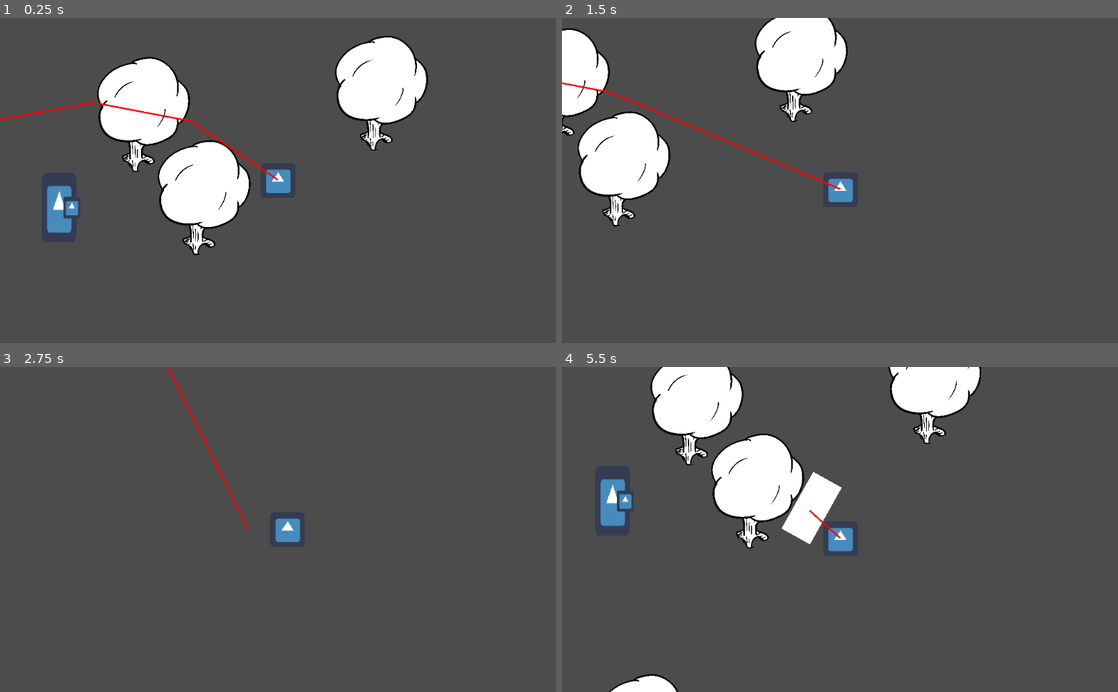
Above: before the commit, frames 1-4 (two rows, left to right).
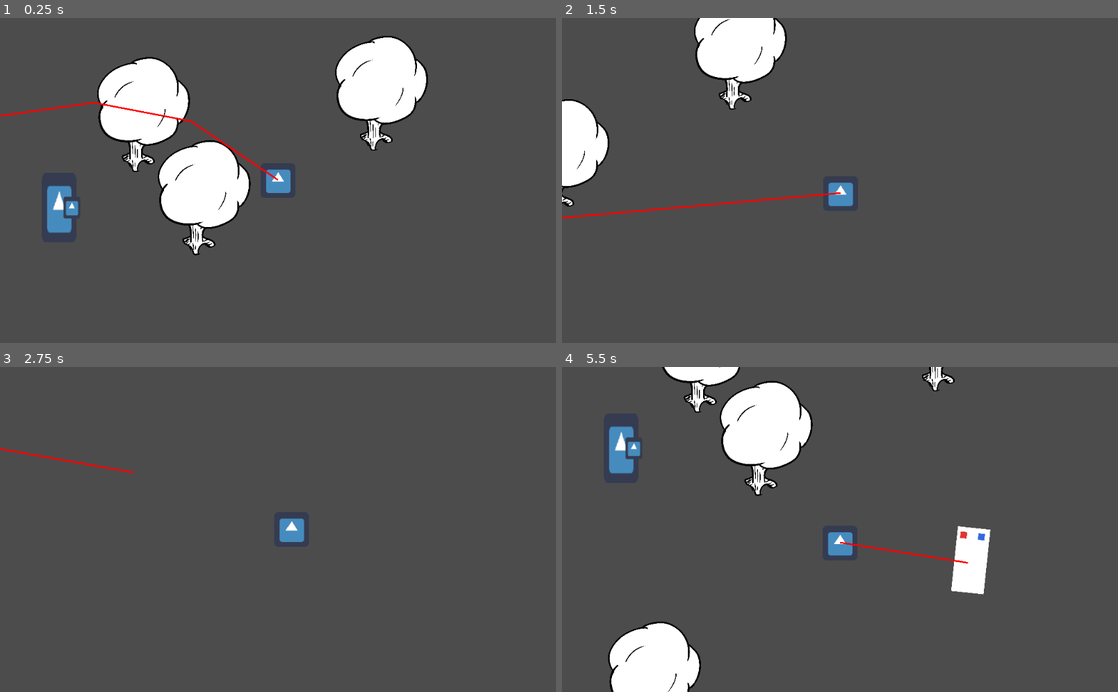
Above: after the commit, the same moments.

Repository: stwupton/anachronism
Game: Godot game, scene res://scn/MovementTestScene.tscn
Two runs of this game, one before a commit and one after it. Both use one fixed random seed, a clock stepped at 60 frames per second and the inputs below. After the commit the project has no main scene; this scene is started directly in both runs. The engine's default icon, where the game draws it, is replaced by a stand-in: a white triangle on a blue panel in a dark square.
Inputs:
- Up to frame 1 (0.25 s): no input
- Up to frame 2 (1.5 s): hold Right (ui_right) 0.53-1.28 s; hold Down (ui_down) from 1.28 s (still down)
- Up to frame 3 (2.75 s): release Down (ui_down) at 2.03 s; hold Right (ui_right) from 2.03 s (still down)
- Up to frame 4 (5.5 s): release Right (ui_right) at 2.78 s; hold Up (ui_up) 2.78-3.53 s; hold Left (ui_left) 3.53-5.03 s; hold Down (ui_down) from 5.03 s (still down)

The runs differ from the first frame. In frame 1, 0.2% of the frame differs, in the area x 0-17%, y 25-32%; in frame 2, 12%; in frame 3, 0.5%; in frame 4, 17%, in the area x 6-78%, y 0-100%.
Error before the commit: Invalid get index '1' (on base: 'PoolVector2Array'). (res://scn/PoliceCar.gd:22)
Error after the commit: Invalid get index '1' (on base: 'PoolVector2Array'). (res://scn/PoliceCar.gd:44)

Commit message:
Improved police car movement (kind of). Made player faster.

Diff:
--- /dev/null
+++ b/Roads.tres
@@ -0,0 +1,45 @@
+[gd_resource type="TileSet" load_steps=5 format=2]
+
+[ext_resource path="res://Asset/roadCorner.png" type="Texture" id=1]
+[ext_resource path="res://Asset/roadCross.png" type="Texture" id=2]
+[ext_resource path="res://Asset/roadStraight.png" type="Texture" id=3]
+[ext_resource path="res://Asset/roadT.png" type="Texture" id=4]
+
+[resource]
+
+0/name = "roadCorner"
+0/texture = ExtResource( 1 )
+0/tex_offset = Vector2( 0, 0 )
+0/modulate = Color( 1, 1, 1, 1 )
+0/region = Rect2( 0, 0, 512, 512 )
+0/is_autotile = false
+0/occluder_offset = Vector2( 256, 256 )
+0/navigation_offset = Vector2( 256, 256 )
+0/shapes = [  ]
+1/name = "roadCross"
+1/texture = ExtResource( 2 )
+1/tex_offset = Vector2( 0, 0 )
+1/modulate = Color( 1, 1, 1, 1 )
+1/region = Rect2( 0, 0, 512, 512 )
+1/is_autotile = false
+1/occluder_offset = Vector2( 256, 256 )
+1/navigation_offset = Vector2( 256, 256 )
+1/shapes = [  ]
+2/name = "roadStraight"
+2/texture = ExtResource( 3 )
+2/tex_offset = Vector2( 0, 0 )
+2/modulate = Color( 1, 1, 1, 1 )
+2/region = Rect2( 0, 0, 512, 512 )
+2/is_autotile = false
+2/occluder_offset = Vector2( 256, 256 )
+2/navigation_offset = Vector2( 256, 256 )
+2/shapes = [  ]
+3/name = "roadT"
+3/texture = ExtResource( 4 )
+3/tex_offset = Vector2( 0, 0 )
+3/modulate = Color( 1, 1, 1, 1 )
+3/region = Rect2( 0, 0, 512, 512 )
+3/is_autotile = false
+3/occluder_offset = Vector2( 256, 256 )
+3/navigation_offset = Vector2( 256, 256 )
+3/shapes = [  ]
--- a/scn/DebugNavLine.tscn
+++ b/scn/DebugNavLine.tscn
@@ -2,7 +2,7 @@
 
 [ext_resource path="res://scn/DebugNavLine.gd" type="Script" id=1]
 
-[node name="DebugNavLine" type="Node2D" index="0"]
+[node name="DebugNavLine" type="Node2D"]
 
 script = ExtResource( 1 )
-police = null
+police_paths = null
--- /dev/null
+++ b/scn/Level.tscn
@@ -0,0 +1,198 @@
+[gd_scene load_steps=15 format=2]
+
+[ext_resource path="res://scn/RoadMap.tscn" type="PackedScene" id=1]
+[ext_resource path="res://scn/Player.tscn" type="PackedScene" id=2]
+[ext_resource path="res://scn/PoliceCar.tscn" type="PackedScene" id=3]
+[ext_resource path="res://scn/DebugNavLine.tscn" type="PackedScene" id=4]
+
+[sub_resource type="RectangleShape2D" id=1]
+
+custom_solver_bias = 0.0
+extents = Vector2( 10, 1417.35 )
+
+[sub_resource type="RectangleShape2D" id=2]
+
+custom_solver_bias = 0.0
+extents = Vector2( 10, 824.828 )
+
+[sub_resource type="RectangleShape2D" id=3]
+
+custom_solver_bias = 0.0
+extents = Vector2( 10, 554.894 )
+
+[sub_resource type="RectangleShape2D" id=4]
+
+custom_solver_bias = 0.0
+extents = Vector2( 10, 931.574 )
+
+[sub_resource type="RectangleShape2D" id=5]
+
+custom_solver_bias = 0.0
+extents = Vector2( 10, 278.82 )
+
+[sub_resource type="RectangleShape2D" id=6]
+
+custom_solver_bias = 0.0
+extents = Vector2( 10, 1114.85 )
+
+[sub_resource type="NavigationPolygon" id=11]
+
+vertices = PoolVector2Array( 25.2012, 2533.36, 578.485, 2083.93, 969.016, 2078.35, 1094.54, 2081.14, 1507.39, 2535.83, 40.0062, 33.179, 1997.96, 35.0296, 1546.44, 432.536, 982.964, 440.904, 584.088, 462.522, 982.964, 585.959, 432.337, 458.821, 1501.81, 1090.86, 1094.54, 1450.71, 1013.43, 1095.43, 977.385, 1456.29, 436.038, 1084.33, 441.799, 2083.93, 447.378, 1473.02, 2005.36, 989.948, 1543.65, 591.538, 1008.07, 982.069, 572.984, 1082.48, 572.906, 1470.23 )
+polygons = [ PoolIntArray( 0, 1, 2, 3, 4 ), PoolIntArray( 5, 6, 7, 8 ), PoolIntArray( 9, 5, 8, 10 ), PoolIntArray( 5, 9, 11 ), PoolIntArray( 12, 4, 3, 13 ), PoolIntArray( 14, 12, 13, 15 ), PoolIntArray( 0, 5, 11, 16, 17 ), PoolIntArray( 17, 1, 0 ), PoolIntArray( 18, 17, 16 ), PoolIntArray( 7, 6, 19, 20 ), PoolIntArray( 20, 19, 21, 10 ), PoolIntArray( 22, 9, 10, 21, 14, 15 ), PoolIntArray( 18, 16, 22, 15, 23 ), PoolIntArray( 23, 15, 2, 1 ) ]
+outlines = [ PoolVector2Array( 40.0062, 33.179, 25.2012, 2533.36, 1507.39, 2535.83, 1501.81, 1090.86, 1013.43, 1095.43, 1008.07, 982.069, 2005.36, 989.948, 1997.96, 35.0296 ), PoolVector2Array( 432.337, 458.821, 436.038, 1084.33, 572.984, 1082.48, 584.088, 462.522 ), PoolVector2Array( 982.964, 440.904, 982.964, 585.959, 1543.65, 591.538, 1546.44, 432.536 ), PoolVector2Array( 447.378, 1473.02, 572.906, 1470.23, 578.485, 2083.93, 441.799, 2083.93 ), PoolVector2Array( 977.385, 1456.29, 1094.54, 1450.71, 1094.54, 2081.14, 969.016, 2078.35 ) ]
+
+[sub_resource type="RectangleShape2D" id=8]
+
+custom_solver_bias = 0.0
+extents = Vector2( 38.9998, 287 )
+
+[sub_resource type="RectangleShape2D" id=9]
+
+custom_solver_bias = 0.0
+extents = Vector2( 45.8133, 257.296 )
+
+[sub_resource type="RectangleShape2D" id=10]
+
+custom_solver_bias = 0.0
+extents = Vector2( 34.3385, 241.951 )
+
+[node name="Level" type="Node2D" index="0"]
+
+__meta__ = {
+"_edit_lock_": true
+}
+
+[node name="RoadMap" parent="." index="0" instance=ExtResource( 1 )]
+
+[node name="Boundary" type="StaticBody2D" parent="." index="1"]
+
+editor/display_folded = true
+input_pickable = false
+collision_layer = 1
+collision_mask = 1
+constant_linear_velocity = Vector2( 0, 0 )
+constant_angular_velocity = 0.0
+friction = 1.0
+bounce = 0.0
+
+[node name="CollisionShape2D" type="CollisionShape2D" parent="Boundary" index="0"]
+
+position = Vector2( -12.0333, 1329.85 )
+scale = Vector2( 1, 0.93698 )
+shape = SubResource( 1 )
+
+[node name="CollisionShape2D3" type="CollisionShape2D" parent="Boundary" index="1"]
+
+position = Vector2( 1548.3, 1812.57 )
+scale = Vector2( 1, 0.93698 )
+shape = SubResource( 2 )
+
+[node name="CollisionShape2D5" type="CollisionShape2D" parent="Boundary" index="2"]
+
+position = Vector2( 2060, 522.249 )
+scale = Vector2( 1, 0.93698 )
+shape = SubResource( 3 )
+
+[node name="CollisionShape2D2" type="CollisionShape2D" parent="Boundary" index="3"]
+
+position = Vector2( 839.585, 2576.47 )
+rotation = 1.5708
+scale = Vector2( 1, 0.93698 )
+shape = SubResource( 4 )
+_sections_unfolded = [ "Transform" ]
+
+[node name="CollisionShape2D4" type="CollisionShape2D" parent="Boundary" index="4"]
+
+position = Vector2( 1797.77, 1032.65 )
+rotation = 1.5708
+scale = Vector2( 1, 0.93698 )
+shape = SubResource( 5 )
+_sections_unfolded = [ "Transform" ]
+
+[node name="CollisionShape2D6" type="CollisionShape2D" parent="Boundary" index="5"]
+
+position = Vector2( 1023.9, -12.2788 )
+rotation = 1.5708
+scale = Vector2( 1, 0.93698 )
+shape = SubResource( 6 )
+_sections_unfolded = [ "Transform" ]
+
+[node name="PoliceNavigation" type="Navigation2D" parent="." index="2"]
+
+editor/display_folded = true
+_sections_unfolded = [ "Transform" ]
+
+[node name="NavigationPolygonInstance" type="NavigationPolygonInstance" parent="PoliceNavigation" index="0"]
+
+navpoly = SubResource( 11 )
+enabled = true
+
+[node name="Player" parent="." index="3" instance=ExtResource( 2 )]
+
+position = Vector2( 336.719, 850.271 )
+
+[node name="PoliceCar" parent="." index="4" instance=ExtResource( 3 )]
+
+position = Vector2( 779.019, 664.905 )
+scale = Vector2( 0.3, 0.3 )
+navigation_path = NodePath("../PoliceNavigation")
+target_path = NodePath("../Player")
+
+[node name="TempBuildings" type="StaticBody2D" parent="." index="5"]
+
+editor/display_folded = true
+input_pickable = false
+collision_layer = 1
+collision_mask = 1
+constant_linear_velocity = Vector2( 0, 0 )
+constant_angular_velocity = 0.0
+friction = 1.0
+bounce = 0.0
+
+[node name="CollisionShape2D" type="CollisionShape2D" parent="TempBuildings" index="0"]
+
+position = Vector2( 509, 772 )
+shape = SubResource( 8 )
+
+[node name="CollisionShape2D2" type="CollisionShape2D" parent="TempBuildings" index="1"]
+
+position = Vector2( 510.85, 1780.59 )
+shape = SubResource( 8 )
+
+[node name="CollisionShape2D3" type="CollisionShape2D" parent="TempBuildings" index="2"]
+
+position = Vector2( 1030.87, 1762.08 )
+shape = SubResource( 8 )
+
+[node name="CollisionShape2D4" type="CollisionShape2D" parent="TempBuildings" index="3"]
+
+position = Vector2( 1267.37, 511.662 )
+rotation = 1.5708
+shape = SubResource( 9 )
+_sections_unfolded = [ "Transform" ]
+
+[node name="CollisionShape2D5" type="CollisionShape2D" parent="TempBuildings" index="4"]
+
+position = Vector2( 1272.49, 1033.82 )
+rotation = 1.5708
+shape = SubResource( 10 )
+_sections_unfolded = [ "Transform" ]
+
+[node name="DebugNavLine" parent="." index="6" instance=ExtResource( 4 )]
+
+visible = false
+police_paths = [ NodePath("../PoliceCar") ]
+
+[node name="PoliceCar2" parent="." index="7" instance=ExtResource( 3 )]
+
+position = Vector2( 994.057, 1136.4 )
+scale = Vector2( 0.3, 0.3 )
+navigation_path = NodePath("../PoliceNavigation")
+target_path = NodePath("../Player")
+
+[node name="PoliceCar3" parent="." index="8" instance=ExtResource( 3 )]
+
+position = Vector2( 357.047, 1448.06 )
+scale = Vector2( 0.3, 0.3 )
+navigation_path = NodePath("../PoliceNavigation")
+target_path = NodePath("../Player")
--- a/scn/MovementTestScene.tscn
+++ b/scn/MovementTestScene.tscn
@@ -1,18 +1,18 @@
 [gd_scene load_steps=7 format=2]
 
-[ext_resource path="res://scn/PlayerCharacter.tscn" type="PackedScene" id=1]
+[ext_resource path="res://scn/Player.tscn" type="PackedScene" id=1]
 [ext_resource path="res://scn/BoxCollisionTest.tscn" type="PackedScene" id=2]
-[ext_resource path="res://scn/coffee.tscn" type="PackedScene" id=3]
+[ext_resource path="res://scn/Pedestrian.tscn" type="PackedScene" id=3]
 [ext_resource path="res://scn/PoliceCar.tscn" type="PackedScene" id=4]
 [ext_resource path="res://scn/DebugNavLine.tscn" type="PackedScene" id=5]
 
 [sub_resource type="NavigationPolygon" id=1]
 
-vertices = PoolVector2Array( -1.66699, 507.198, 286.736, 473.045, 411.963, 495.813, 263.967, 871.496, 150.124, 772.832, 787.646, 252.948, 950.232, 36.6453, 950.232, 590.683, -240.738, 727.295, -180.021, 841.138, -290.659, 947.391, -696.111, 814.574, -753.033, 693.141, 184.277, 302.28, -161.048, 317.459, -635.395, 473.045, -343.197, 287.1, -271.096, 438.891, -688.521, 526.171, 521.423, -156.888, 696.572, 150.489, 47.0759, 78.3878, 594.113, 169.462, 355.042, 211.205, 176.687, 177.052, 453.706, 412.328, 601.702, 264.332, 685.187, 306.074, 733.93, 1015.7, -92.7417, 772.832, 59.0493, 867.701, -711.29, 397.149, -180.021, 526.171, 142.534, 936.007, -775.801, 438.891, -946.566, 746.268, -121.828, 135.433, -995.898, 207.41, -339.947, 74.0874, -680.758, 130.889,  …(188 unchanged characters)…
-polygons = [ PoolIntArray( 0, 1, 2, 3, 4 ), PoolIntArray( 5, 6, 7 ), PoolIntArray( 8, 9, 10, 11, 12 ), PoolIntArray( 13, 1, 0, 14 ), PoolIntArray( 15, 16, 17, 12, 18 ), PoolIntArray( 19, 6, 5, 20 ), PoolIntArray( 21, 19, 20, 22, 23, 24 ), PoolIntArray( 25, 26, 27, 7, 28, 3, 2 ), PoolIntArray( 29, 0, 4, 30 ), PoolIntArray( 27, 5, 7 ), PoolIntArray( 26, 25, 23, 22 ), PoolIntArray( 24, 13, 14, 16 ), PoolIntArray( 16, 15, 31 ), PoolIntArray( 32, 8, 12, 17 ), PoolIntArray( 10, 9, 29, 30, 33 ), PoolIntArray( 34, 18, 12, 35 ), PoolIntArray( 36, 21, 24 ), PoolIntArray( 37, 36, 24, 16 ), PoolIntArray( 38, 36, 37, 39 ), PoolIntArray( 40, 39, 37, 41 ), PoolIntArray( 42, 40, 41, 43 ), PoolIntArray( 44, 42, 43, 45, 46 ), PoolIntArray( 47, 46, 45, 37, 35 ), PoolIntArray( 33, 3, 28 ), PoolIntArray( 33, 28, 10 ), PoolIntArray( 11, 10, 48, 49 ), PoolIntArray( 49, 48, 46, 47 ), PoolIntArray( 34, 35, 37 ), PoolIntArray( 31, 34, 37 ), PoolIntArray( 16, 31, 37 ) ]
-outlines = [ PoolVector2Array( -121.828, 135.433, -339.947,  …(702 unchanged characters)…  ), PoolVector2Array( 286.736, 473.045, 411.963, 495.813, 453.706, 412.328, 355.042, 211.205, 17 …(237 unchanged characters)…
+vertices = PoolVector2Array( 787.646, 252.948, 950.232, 36.6453, 950.232, 590.683, -240.738, 727.295, -180.021, 841.138, -290.659, 947.391, -696.111, 814.574, -753.033, 693.141, -1.66699, 507.198, 286.736, 473.045, 390.116, 464.359, 733.93, 1015.7, 263.967, 871.496, 150.124, 772.832, -92.7417, 772.832, 59.0493, 867.701, -635.395, 473.045, -343.197, 287.1, -271.096, 438.891, -688.521, 526.171, 521.423, -156.888, 696.572, 150.489, 47.0759, 78.3878, 594.113, 169.462, 355.042, 211.205, 176.687, 177.052, 685.187, 306.074, 453.706, 412.328, 601.702, 264.332, -995.898, 207.41, -121.828, 135.433, 184.277, 302.28, -711.29, 397.149, -180.021, 526.171, 142.534, 936.007, -775.801, 438.891, -946.566, 746.268, -161.048, 317.459, -339.947, 74.0874, -680.758, 130.889,  …(188 unchanged characters)…
+polygons = [ PoolIntArray( 0, 1, 2 ), PoolIntArray( 3, 4, 5, 6, 7 ), PoolIntArray( 8, 9, 10, 2, 11, 12, 13 ), PoolIntArray( 14, 8, 13, 15 ), PoolIntArray( 16, 17, 18, 7, 19 ), PoolIntArray( 20, 1, 0, 21 ), PoolIntArray( 22, 20, 21, 23, 24, 25 ), PoolIntArray( 26, 0, 2 ), PoolIntArray( 27, 26, 2, 10 ), PoolIntArray( 28, 26, 27, 24 ), PoolIntArray( 23, 28, 24 ), PoolIntArray( 29, 30, 25, 31, 17 ), PoolIntArray( 17, 16, 32 ), PoolIntArray( 33, 3, 7, 18 ), PoolIntArray( 5, 4, 14, 15, 34 ), PoolIntArray( 35, 19, 7, 36 ), PoolIntArray( 31, 9, 8, 37 ), PoolIntArray( 30, 22, 25 ), PoolIntArray( 38, 30, 29, 39 ), PoolIntArray( 40, 39, 29, 41 ), PoolIntArray( 42, 40, 41, 43 ), PoolIntArray( 44, 42, 43, 45, 46 ), PoolIntArray( 47, 46, 45, 29, 36 ), PoolIntArray( 34, 12, 11 ), PoolIntArray( 34, 11, 5 ), PoolIntArray( 6, 5, 48, 49 ), PoolIntArray( 49, 48, 46, 47 ), PoolIntArray( 35, 36, 29 ), PoolIntArray( 32, 35, 29 ), PoolIntArray( 17, 32, 29 ), PoolIntArray( 17, 31, 37 ) ]
+outlines = [ PoolVector2Array( -121.828, 135.433, -339.947,  …(702 unchanged characters)…  ), PoolVector2Array( 286.736, 473.045, 390.116, 464.359, 453.706, 412.328, 355.042, 211.205, 17 …(237 unchanged characters)…
 
-[node name="Node2D" type="Node2D" index="0"]
+[node name="Node2D" type="Node2D"]
 
 position = Vector2( 0, -1 )
 
@@ -70,8 +70,6 @@
 
 [node name="Navigation2D" type="Navigation2D" parent="." index="13"]
 
-editor/display_folded = true
-
 [node name="NavigationPolygonInstance" type="NavigationPolygonInstance" parent="Navigation2D" index="0"]
 
 navpoly = SubResource( 1 )
--- a/scn/coffee.tscn
+++ b/scn/Pedestrian.tscn
@@ -1,6 +1,6 @@
 [gd_scene load_steps=4 format=2]
 
-[ext_resource path="res://scn/coffee.gd" type="Script" id=1]
+[ext_resource path="res://scn/Pedestrian.gd" type="Script" id=1]
 [ext_resource path="res://icon.png" type="Texture" id=2]
 
 [sub_resource type="CircleShape2D" id=1]
@@ -8,7 +8,7 @@
 custom_solver_bias = 0.0
 radius = 45.3826
 
-[node name="Node2D" type="Node2D"]
+[node name="Pedestrian" type="Node2D"]
 
 script = ExtResource( 1 )
 
--- a/KinematicBody2D.gd
+++ b/scn/Player.gd
@@ -25,8 +25,8 @@
 		movementVariable.y-=1
 	if Input.is_action_pressed("ui_down"):
 		movementVariable.y+=1
-	movementVariable.normalized()
-	move_and_slide(movementVariable*350)
+	movementVariable = movementVariable.normalized()
+	move_and_slide(movementVariable*500)
 
 func _on_area_entered(area):
 	if area.name == "CoffeeToTakeArea":
--- a/scn/PlayerCharacter.tscn
+++ b/scn/Player.tscn
@@ -1,6 +1,6 @@
 [gd_scene load_steps=5 format=2]
 
-[ext_resource path="res://KinematicBody2D.gd" type="Script" id=1]
+[ext_resource path="res://scn/Player.gd" type="Script" id=1]
 [ext_resource path="res://icon.png" type="Texture" id=2]
 
 [sub_resource type="CircleShape2D" id=1]
@@ -13,7 +13,7 @@
 custom_solver_bias = 0.0
 radius = 10.0
 
-[node name="KinematicBody2D" type="KinematicBody2D"]
+[node name="Player" type="KinematicBody2D"]
 
 input_pickable = false
 collision_layer = 1
--- a/scn/PoliceCar.gd
+++ b/scn/PoliceCar.gd
@@ -8,32 +8,49 @@
 
 var current_path = []
 
+var _turning_speed = 120
 var _motion = Vector2()
-var _friction = 10
+var _friction = 20
 var _horse_power = 40
-var _max_speed = 600
+var _max_speed = 400
 
 func _ready():
 	set_physics_process(true)
 
+func _get_angle_direction(from, to):
+	var angle_scalar
+	if abs(from - to) < 180:
+		angle_scalar = 1 if from < to else -1
+	elif from == to:
+		angle_scalar = 0
+	else:
+		angle_scalar = -1 if from < to else 1
+	return angle_scalar
+
 func _physics_process(delta):
 	current_path = navigation.get_simple_path(global_position, target.global_position)
-
-	var direction = (current_path[1] - current_path[0]).normalized()
-	_motion += direction * _horse_power
 
 	# Apply friction
 	if abs(_motion.x) < _friction: _motion.x = 0
 	else: _motion.x -= _friction * (1 if _motion.x > 0 else -1)
 
 	if abs(_motion.y) < _friction: _motion.y = 0
-	else: _motion.y -= _friction * (1 if _motion.x > 0 else -1)
+	else: _motion.y -= _friction * (1 if _motion.y > 0 else -1)
+
+	# Move in forward direction
+	_motion += -global_transform.y.normalized() * _horse_power
+
+	# Apply rotation
+	var to_direction = (current_path[1] - current_path[0]).normalized()
+	var to_angle = rad2deg(atan2(to_direction.x, to_direction.y))
+	var current_direction = global_transform.y.normalized()
+	var current_angle = rad2deg(atan2(current_direction.x, current_direction.y))
+	var angle_scalar = _get_angle_direction(current_angle, to_angle)
+
+	var rotate_by = _turning_speed * angle_scalar * delta
+	rotation_degrees += rotate_by
 
 	_motion.x = clamp(_motion.x, -_max_speed, _max_speed)
 	_motion.y = clamp(_motion.y, -_max_speed, _max_speed)
 
-	var motion_direction = Vector2(_motion.x, _motion.y).normalized()
-	var angle_deg = -rad2deg(atan2(motion_direction.x, motion_direction.y))
-	rotation_degrees = angle_deg
-
 	_motion = move_and_slide(_motion)
--- a/scn/PoliceCar.tscn
+++ b/scn/PoliceCar.tscn
@@ -14,6 +14,7 @@
 collision_mask = 1
 collision/safe_margin = 0.08
 script = ExtResource( 1 )
+_sections_unfolded = [ "Transform" ]
 navigation_path = null
 target_path = null
 
@@ -38,3 +39,40 @@
 size_flags_horizontal = 1
 size_flags_vertical = 1
 color = Color( 1, 1, 1, 1 )
+
+[node name="ColorRect2" type="ColorRect" parent="." index="2"]
+
+anchor_left = 0.0
+anchor_top = 0.0
+anchor_right = 0.0
+anchor_bottom = 0.0
+margin_left = -80.0
+margin_top = -170.0
+margin_right = -40.0
+margin_bottom = -130.0
+rect_pivot_offset = Vector2( 0, 0 )
+rect_clip_content = false
+mouse_filter = 0
+mouse_default_cursor_shape = 0
+size_flags_horizontal = 1
+size_flags_vertical = 1
+color = Color( 0.878906, 0.209427, 0.209427, 1 )
+
+[node name="ColorRect3" type="ColorRect" parent="." index="3"]
+
+anchor_left = 0.0
+anchor_top = 0.0
+anchor_right = 0.0
+anchor_bottom = 0.0
+margin_left = 30.0
+margin_top = -170.0
+margin_right = 70.0
+margin_bottom = -130.0
+rect_pivot_offset = Vector2( 0, 0 )
+rect_clip_content = false
+mouse_filter = 0
+mouse_default_cursor_shape = 0
+size_flags_horizontal = 1
+size_flags_vertical = 1
+color = Color( 0.209427, 0.408179, 0.878906, 1 )
+_sections_unfolded = [ "Rect" ]
--- /dev/null
+++ b/scn/RoadMap.tscn
@@ -0,0 +1,23 @@
+[gd_scene load_steps=2 format=2]
+
+[ext_resource path="res://Roads.tres" type="TileSet" id=1]
+
+[node name="RoadMap" type="TileMap" index="0"]
+
+mode = 0
+tile_set = ExtResource( 1 )
+cell_size = Vector2( 64, 64 )
+cell_quadrant_size = 16
+cell_custom_transform = Transform2D( 1, 0, 0, 1, 0, 0 )
+cell_half_offset = 2
+cell_tile_origin = 0
+cell_y_sort = false
+cell_clip_uv = false
+collision_use_kinematic = false
+collision_friction = 1.0
+collision_bounce = 0.0
+collision_layer = 1
+collision_mask = 1
+occluder_light_mask = 1
+format = 1
+tile_data = PoolIntArray( 0, 0, 0, 8, -1610612733, 0, 16, -1610612734, 0, 24, -1610612736, 0, 524288, 2, 0, 524296, 3, 0, 524304, -1610612734, 0, 524312, 1610612736, 0, 1048576, 3, 0, 1048584, 1, 0, 1048592, -1610612736, 0, 1572864, 2, 0, 1572872, 2, 0, 1572880, 2, 0, 2097152, -1073741824, 0, 2097160, -1073741821, 0, 2097168, 1610612736, 0 )
--- /dev/null
+++ b/scn/TileSet.tscn
@@ -0,0 +1,32 @@
+[gd_scene load_steps=5 format=2]
+
+[ext_resource path="res://Asset/roadCorner.png" type="Texture" id=1]
+[ext_resource path="res://Asset/roadCross.png" type="Texture" id=2]
+[ext_resource path="res://Asset/roadStraight.png" type="Texture" id=3]
+[ext_resource path="res://Asset/roadT.png" type="Texture" id=4]
+
+[node name="TileSet" type="Node2D"]
+
+__meta__ = {
+"_edit_lock_": true
+}
+
+[node name="roadCorner" type="Sprite" parent="." index="0"]
+
+position = Vector2( 260, 260 )
+texture = ExtResource( 1 )
+
+[node name="roadCross" type="Sprite" parent="." index="1"]
+
+position = Vector2( 790, 260 )
+texture = ExtResource( 2 )
+
+[node name="roadStraight" type="Sprite" parent="." index="2"]
+
+position = Vector2( 1320, 260 )
+texture = ExtResource( 3 )
+
+[node name="roadT" type="Sprite" parent="." index="3"]
+
+position = Vector2( 1850, 260 )
+texture = ExtResource( 4 )
Renamed: scn/coffee.gd -> scn/Pedestrian.gd
